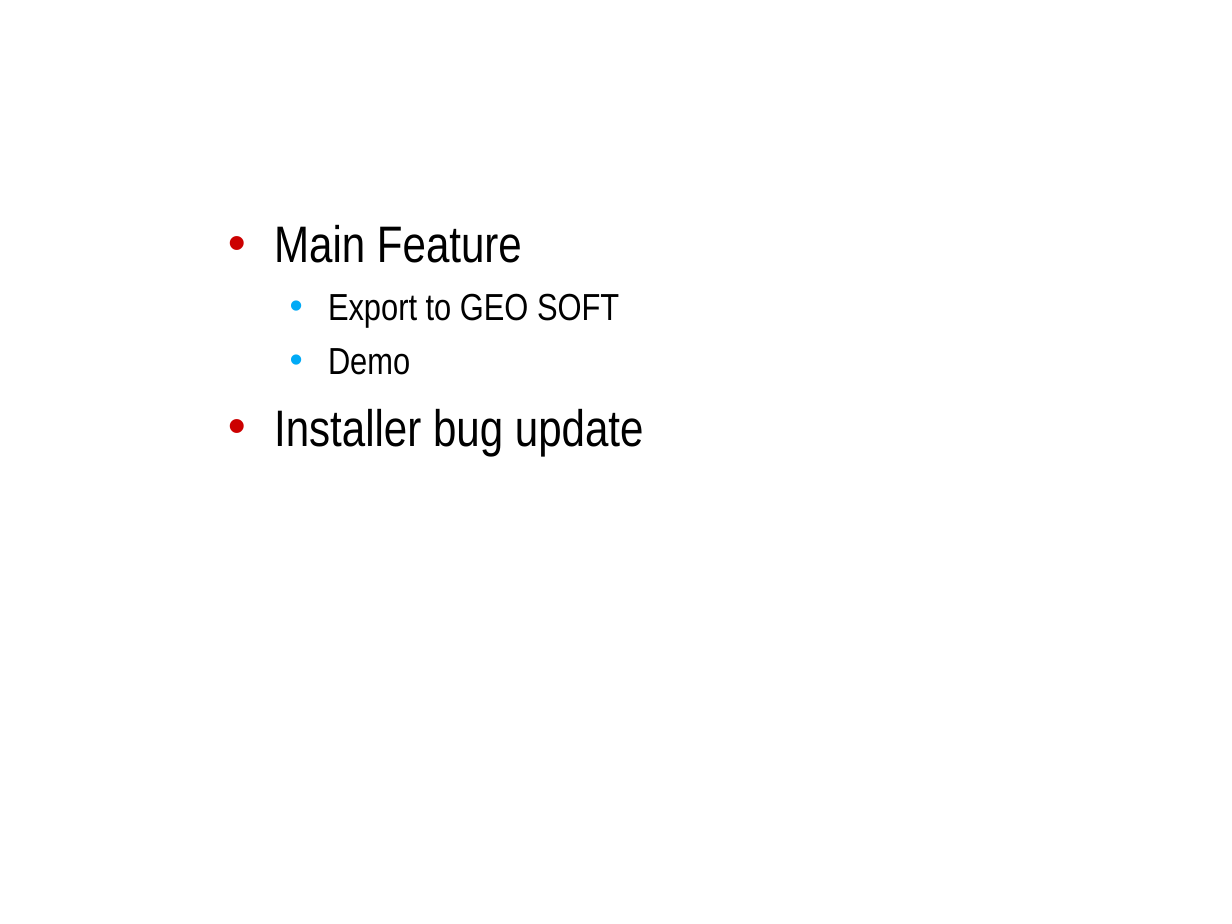
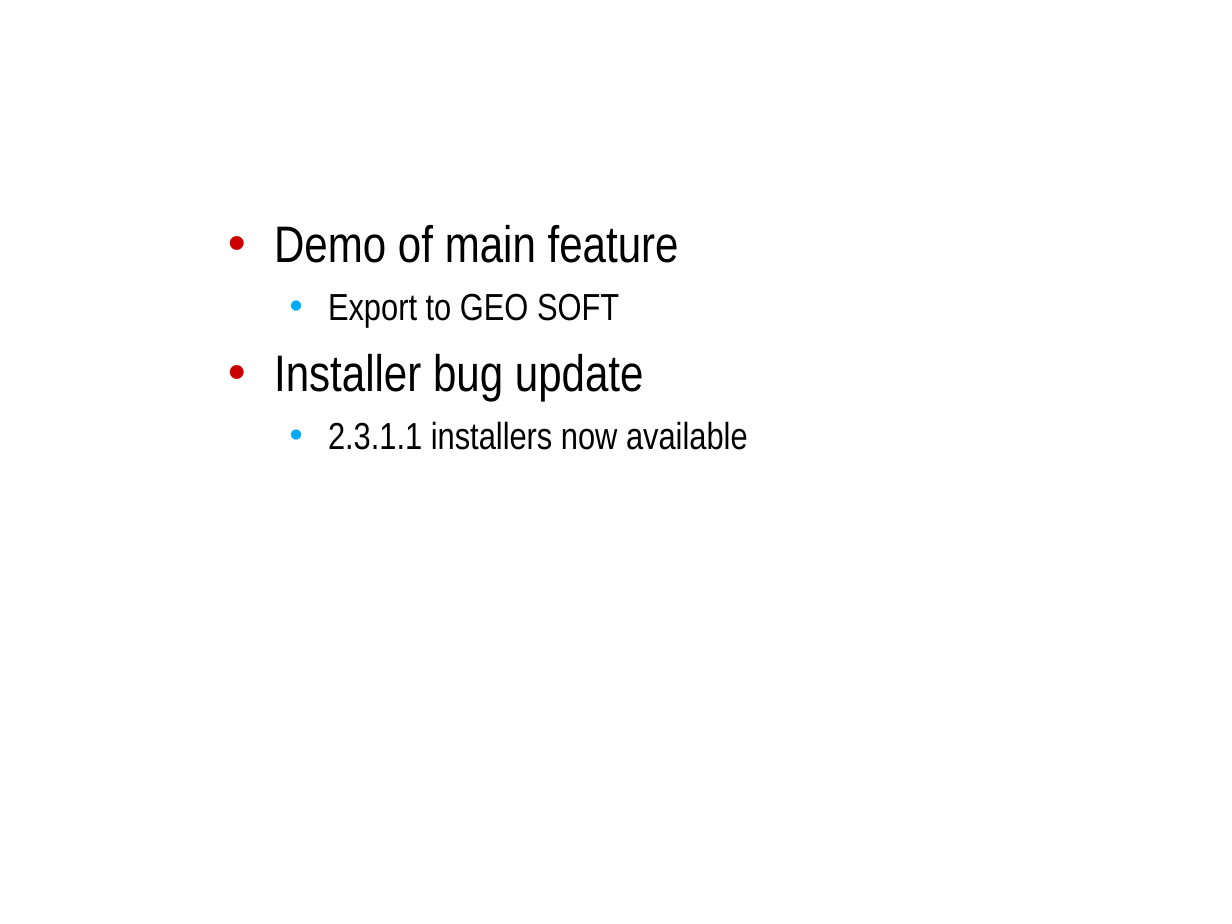
Before and after one commit to NCIP/caarray-docs, a slide deck: slide 3 of project_management/open_meetings/caArray User Community Meeting 2010.03.03.ppt. Drawn at 1232x924 pixels with LibreOffice and Linux fonts; fonts in the diff are those of the drawing; background and template pictures are left out. Boxes give left, top, right and bottom in pixels: in the first picture for what was removed or moved away, otherwise in the second. Text is boxed around its words. In the diff, an @@ line names an element or a change of style, - is before the commit and + after.

Commit message:
Minor update to slides re: 2.3.1.1 installer.

```diff
--- a/project_management/open_meetings/caArray User Community Meeting 2010.03.03.ppt
+++ b/project_management/open_meetings/caArray User Community Meeting 2010.03.03.ppt
@@ text at [274, 224, 679, 263]: text changed @@
-• Main Feature
+• Demo of main feature
@@ text at [328, 348, 410, 375]: paragraph removed @@
-  • Demo
@@ text at [328, 421, 748, 450]: paragraph added @@
+  • 2.3.1.1 installers now available
```
Also in this commit, not shown: 1 other slide changed.
